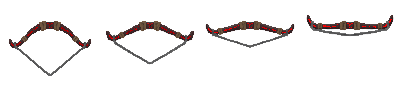
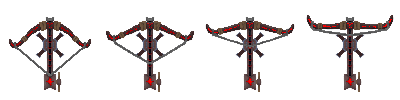
Revision of a layered (400, 100) image; what changed, layer by layer:
added layer "ballista_body.png" (1st of 4) above "ballista_stand.png" over bbox(335, 17, 365, 92)
added layer "ballista_stand.png" (1st of 4) above "ballista_body.png" over bbox(335, 17, 365, 92)
added layer "ballista_body.png" (2nd of 4) above "ballista_stand.png" over bbox(235, 17, 265, 92)
added layer "ballista_stand.png" (2nd of 4) above "ballista_body.png" over bbox(235, 17, 265, 92)
added layer "ballista_body.png" (3rd of 4) above "ballista_stand.png" over bbox(135, 17, 165, 92)
added layer "ballista_stand.png" (3rd of 4) above "ballista_body.png" over bbox(135, 17, 165, 92)
added layer "ballista_body.png" (4th of 4) above "ballista_stand.png" over bbox(35, 17, 65, 92)
added layer "ballista_stand.png" (4th of 4) above "Paint Layer 1" over bbox(35, 17, 65, 92)
